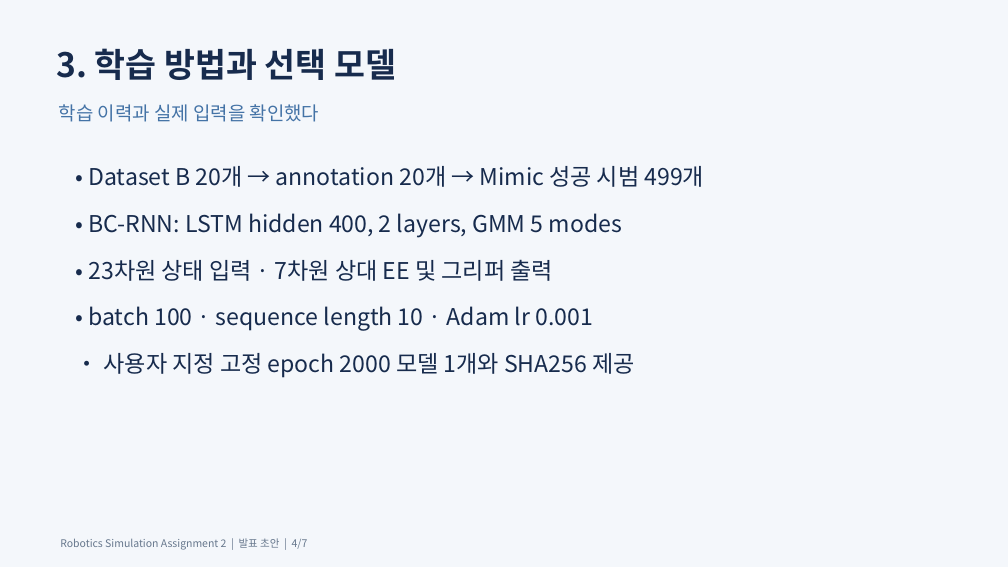
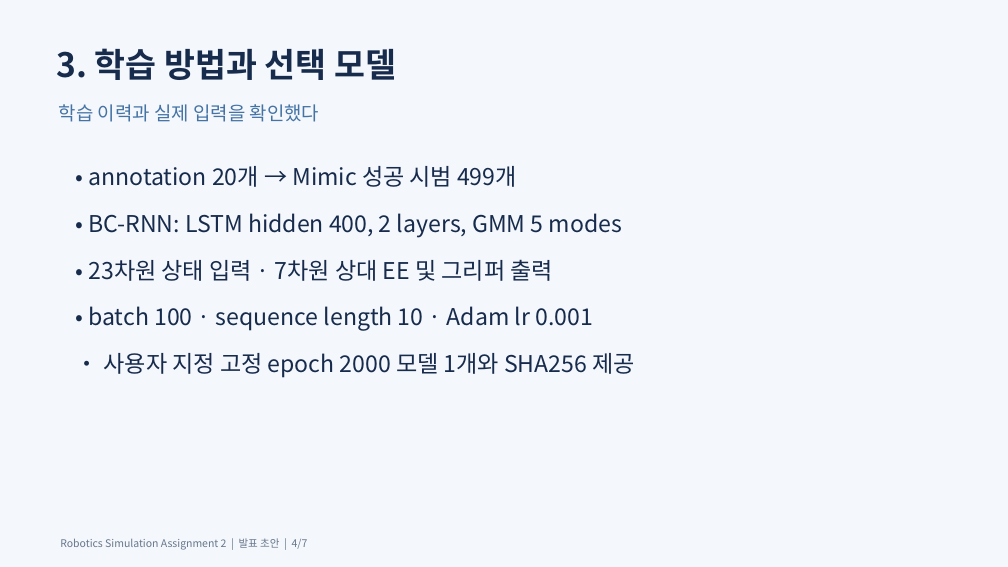
Before and after one commit to Kim-KiSuk/Robotics-Simulation-Assignmnet2, a slide deck: slide 4 of submission/toy2box_presentation_draft.pptx. Drawn at 1008x567 pixels with LibreOffice and Linux fonts; fonts in the diff are those of the drawing. Boxes give left, top, right and bottom in pixels: in the first picture for what was removed or moved away, otherwise in the second. Text is boxed around its words. In the diff, an @@ line names an element or a change of style, - is before the commit and + after.

Commit message:
Remove unused dataset labels and document-source references from submission materials

```diff
--- a/submission/toy2box_presentation_draft.pptx
+++ b/submission/toy2box_presentation_draft.pptx
@@ text at <box>88,166,517,187</box>: text changed @@
-• Dataset B 20개 → annotation 20개 → Mimic 성공 시범 499개
+• annotation 20개 → Mimic 성공 시범 499개
```
Also in this commit, not shown: 3 other slides changed, 18 other files.
